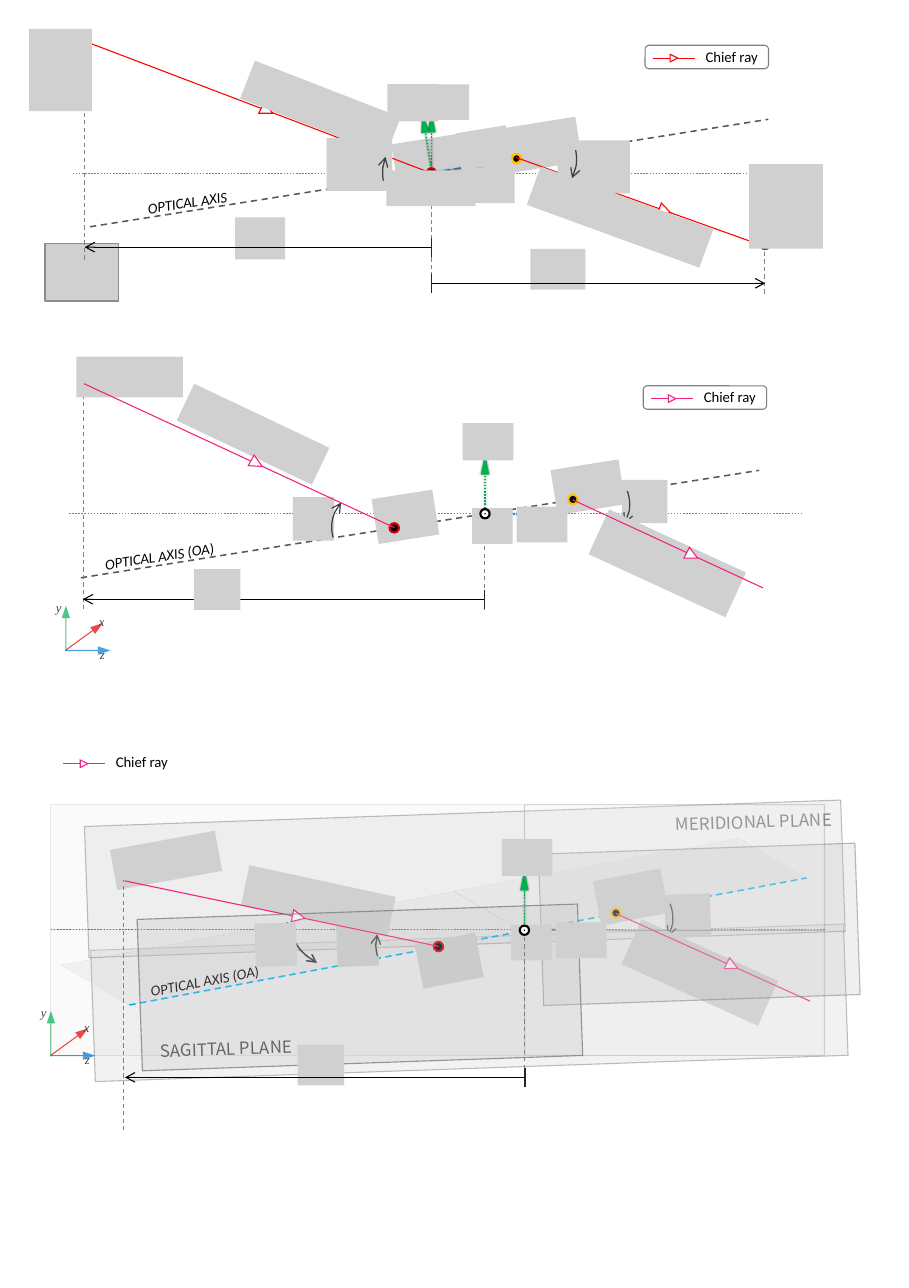
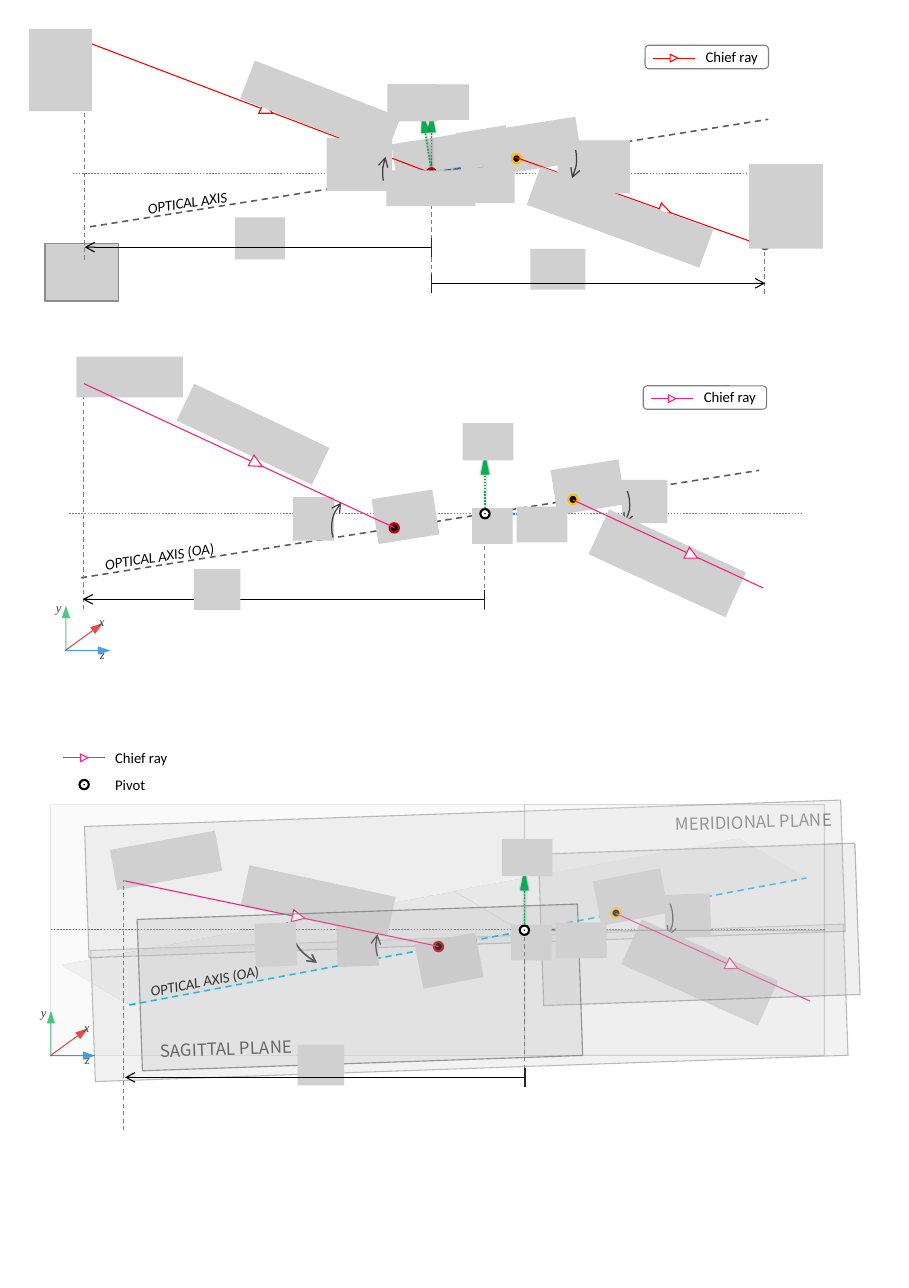
Before and after one commit to indranilsinharoy/phd-artifacts, a slide deck: slide 5 of chapters/chapter03_geometricmodel/figures/figures_PPT.pptx. Drawn at 909x1288 pixels with LibreOffice and Linux fonts; fonts in the diff are those of the drawing; grey boxes stand for pictures. Boxes give left, top, right and bottom in pixels: in the first picture for what was removed or moved away, otherwise in the second. Text is boxed around its words. In the diff, an @@ line names an element or a change of style, - is before the commit and + after.

```diff
--- a/chapters/chapter03_geometricmodel/figures/figures_PPT.pptx
+++ b/chapters/chapter03_geometricmodel/figures/figures_PPT.pptx
@@ 1 text, 1 triangle, 1 line: place and size @@
-1 text, 1 triangle, 1 line at [62,756,168,770]
+1 text, 1 triangle, 1 line at [64,752,167,766]
@@ ellipse added at [80,780,89,789], fill #FFFFFF, outline #000000 1 pt @@
@@ ellipse added at [83,783,85,785], fill #000000 @@
@@ text added at [115,780,145,790], 7 pt, text #000000 @@
+Pivot
```
Also in this commit, not shown: 1 other slide changed, 2 slides added, 4 other files.
